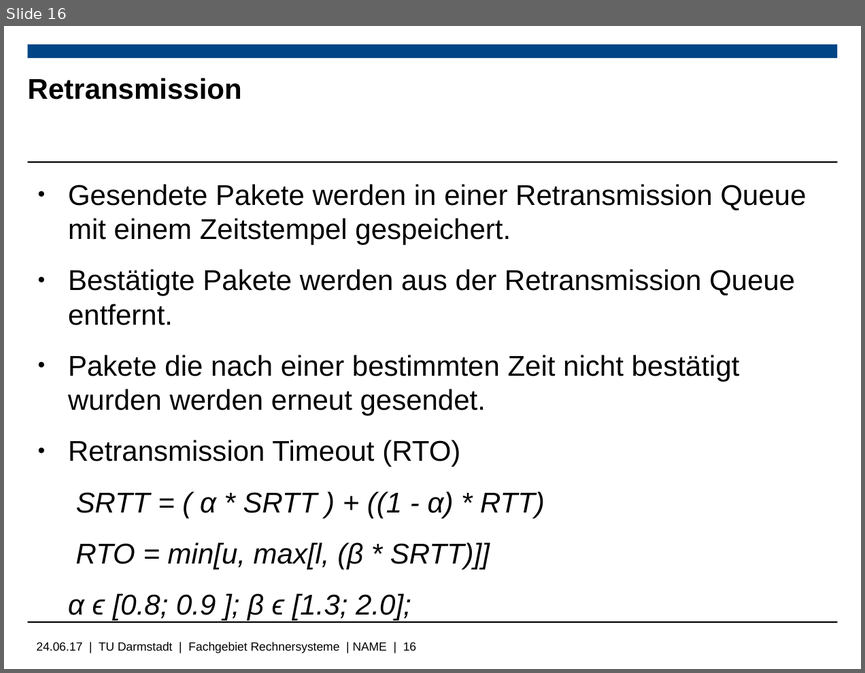
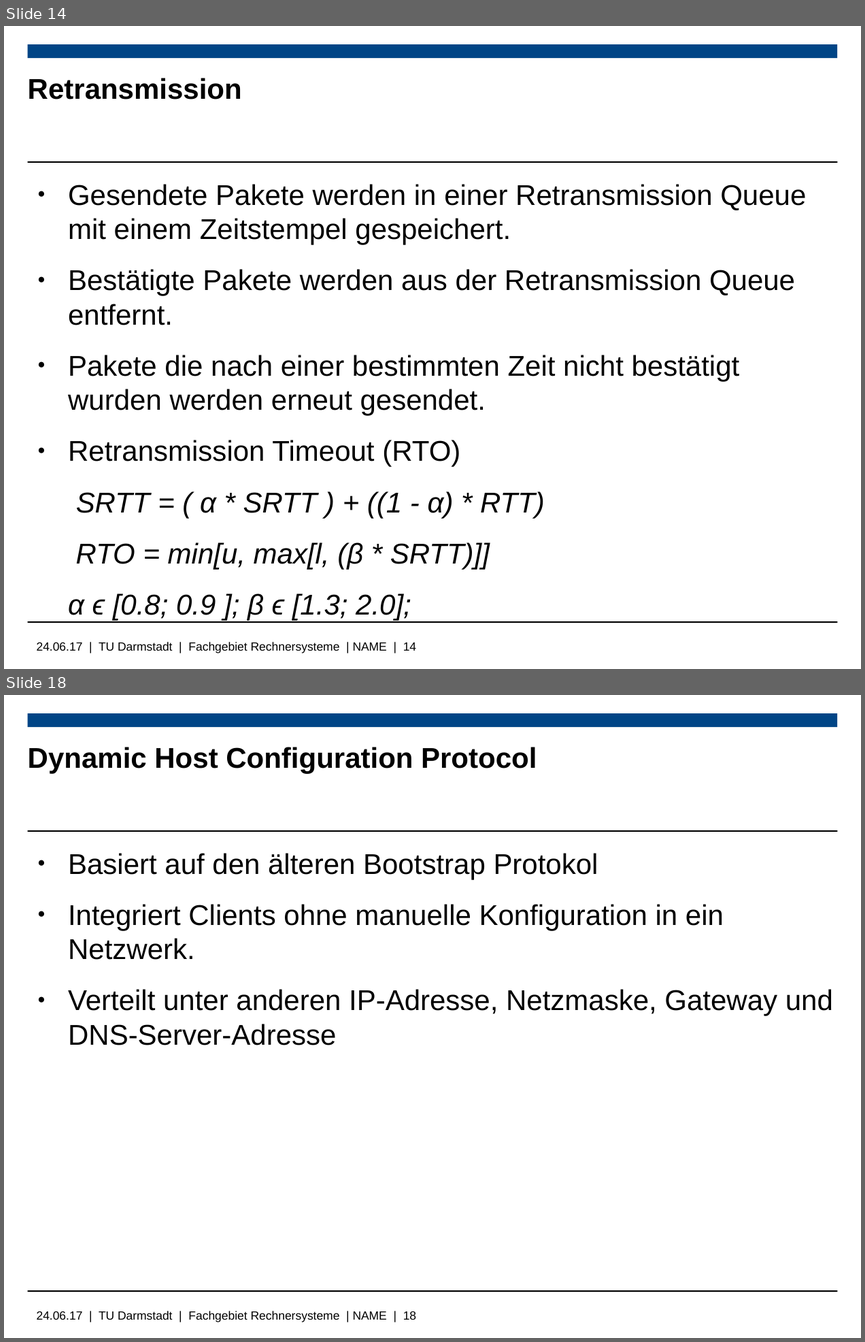
Before and after one commit to Wiero/Bachelorarbeit, a slide deck: Bachelorpräsenation.odp. Shown one above the other, each under a label of ours: slide 16 before the commit, slides 14 and 18 after it; the slides between them are not shown. The pictures are 865x673 and 865x1342 pixels, drawn with LibreOffice and Linux fonts; fonts in the diff are those of the drawing; background and template pictures are left out. Boxes give left, top, right and bottom in pixels: in the first picture for what was removed or moved away, otherwise in the second. Text is boxed around its words. In the diff, an @@ line names an element or a change of style, - is before the commit and + after.

```diff
--- a/Bachelorpräsenation.odp
+++ b/Bachelorpräsenation.odp
@@ slide 18 added at [4,695,861,1338], background #FFFFFF; not listed: 4 template elements that a slide beside it also shows @@
@@ title added at [28,747,536,773], 24 pt, text #000000, bold @@
+Dynamic Host Configuration Protocol
@@ text added at [68,853,833,1045], 24 pt, text #000000 @@
+● Basiert auf den älteren Bootstrap Protokol
+● Integriert Clients ohne manuelle Konfiguration in ein Netzwerk.
+● Verteilt unter anderen IP-Adresse, Netzmaske, Gateway und DNS-Server-Adresse
@@ what was slide 16 is now slide 14 @@
@@ text at [37,641,416,653]: text changed @@
-24.06.17 | TU Darmstadt | Fachgebiet Rechnersysteme | NAME | 16
+24.06.17 | TU Darmstadt | Fachgebiet Rechnersysteme | NAME | 14
```
Also in this commit, not shown: 2 slides changed, 2 other slides added, 5 slides removed, 1 other file.
